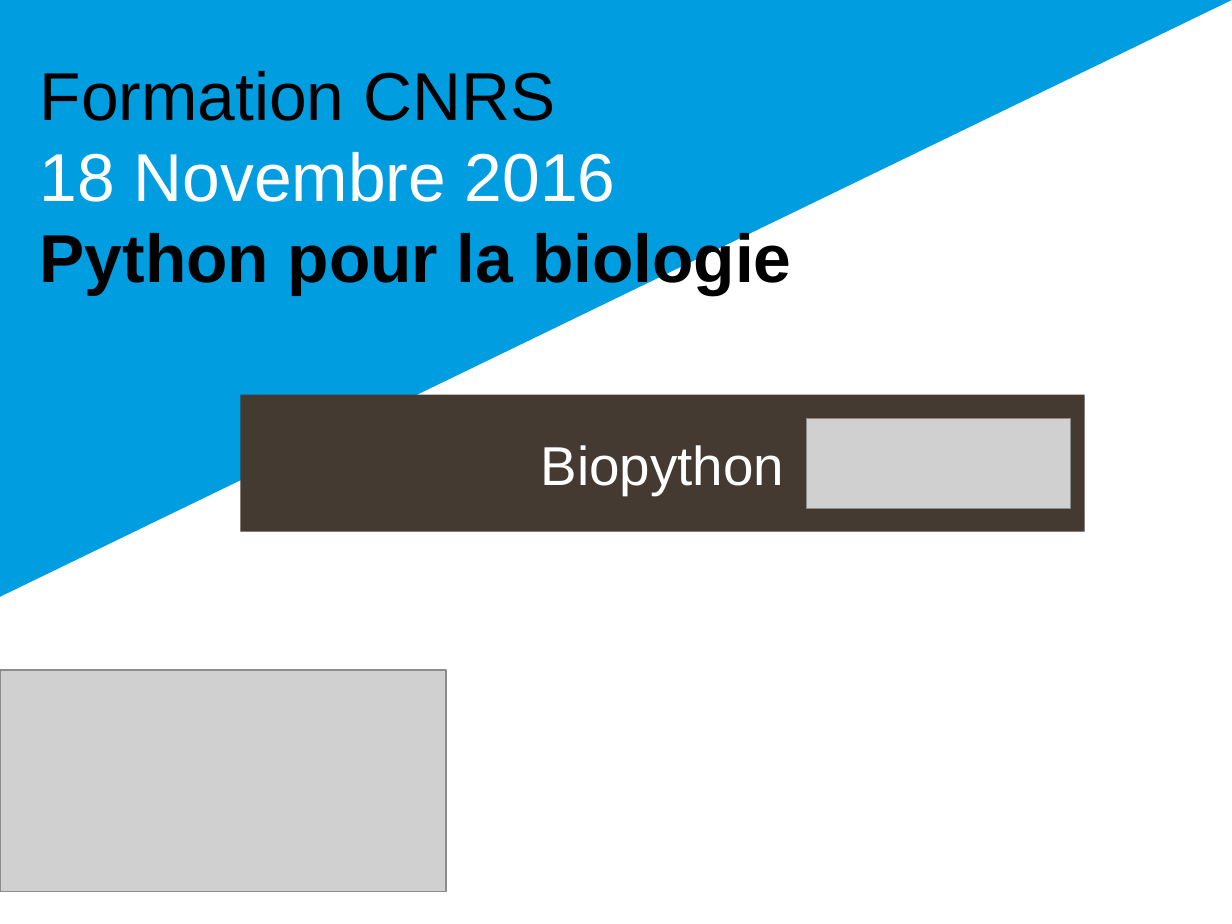
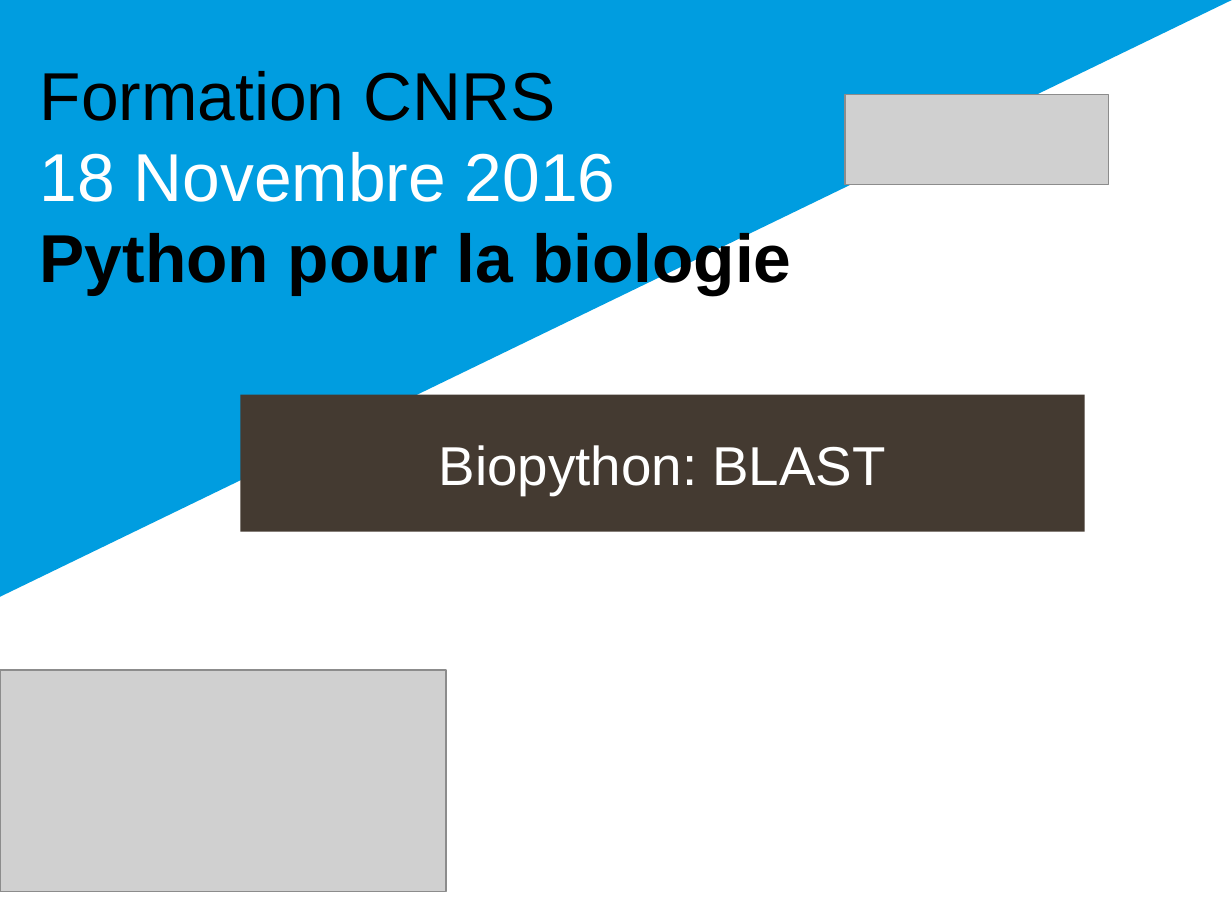
Before and after one commit to bdartigues/python_cnrs_formation, a slide deck: slide 2 of slides/python_biopython_Blast.pptx. Drawn at 1232x924 pixels with LibreOffice and Linux fonts; fonts in the diff are those of the drawing; grey boxes stand for pictures; background and template pictures are left out. Boxes give left, top, right and bottom in pixels: in the first picture for what was removed or moved away, otherwise in the second. Text is boxed around its words. In the diff, an @@ line names an element or a change of style, - is before the commit and + after.

```diff
--- a/slides/python_biopython_Blast.pptx
+++ b/slides/python_biopython_Blast.pptx
@@ picture moved from (x1=807, y1=419, x2=1071, y2=509) to (x1=845, y1=95, x2=1109, y2=185) @@
@@ subtitle at (x1=439, y1=445, x2=885, y2=495): text changed @@
-Biopython
+Biopython: BLAST
```
Also in this commit, not shown: 2 other slides changed, 5 slides added, 29 slides removed, 4 other files.
